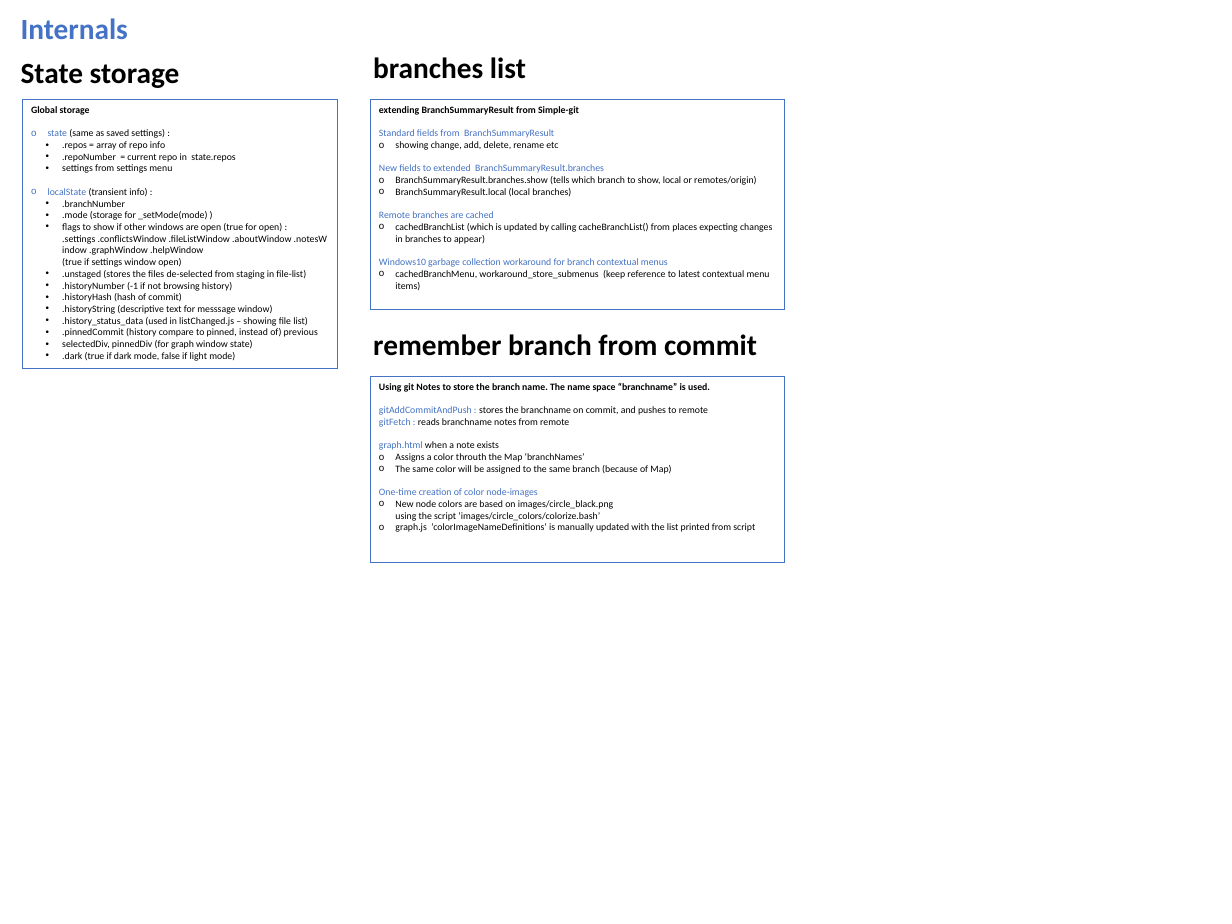
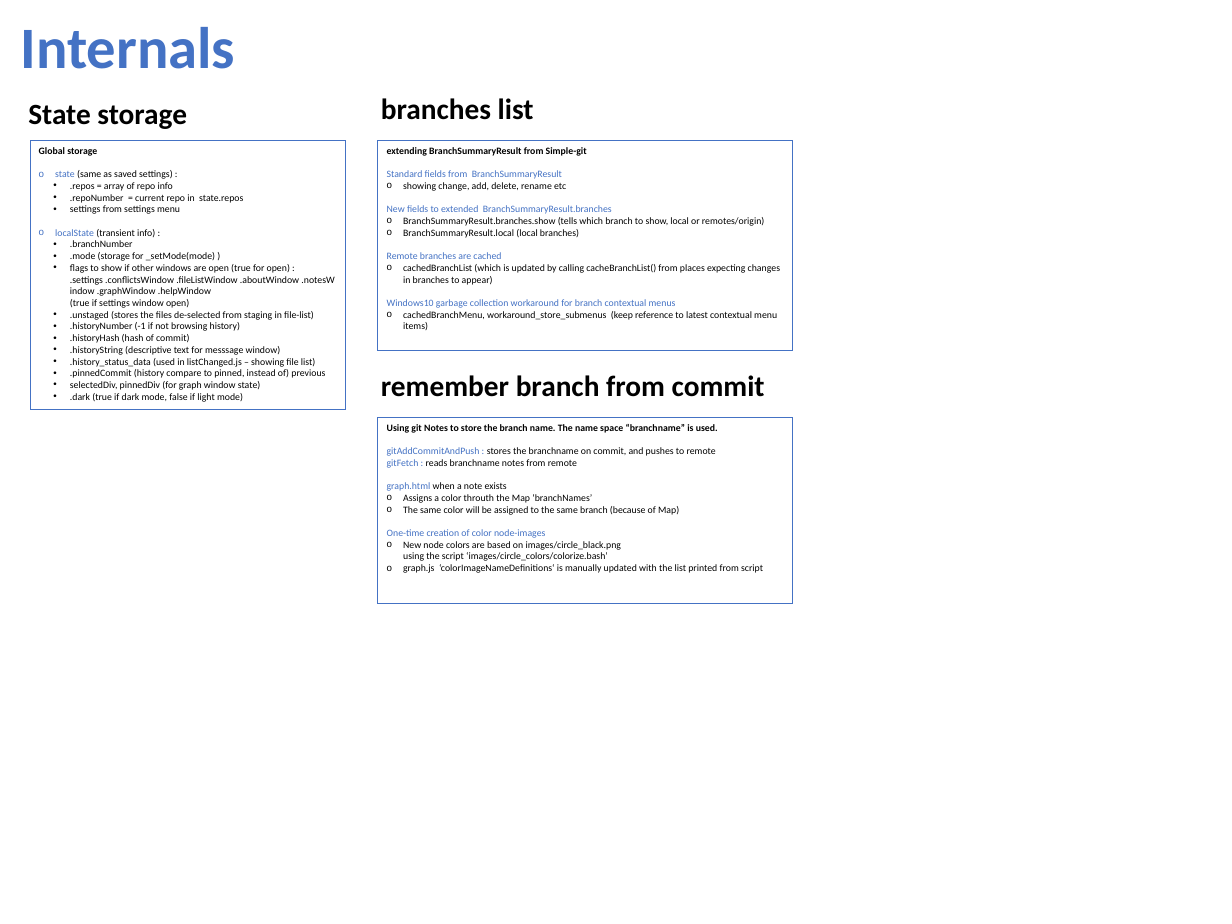
Before and after one commit to pragma-git/pragma-git, a slide deck: slide 3 of docs/Tech-overview.pptx. Drawn at 1232x924 pixels with LibreOffice and Linux fonts; fonts in the diff are those of the drawing. Boxes give left, top, right and bottom in pixels: in the first picture for what was removed or moved away, otherwise in the second. Text is boxed around its words. In the diff, an @@ line names an element or a change of style, - is before the commit and + after.

Commit message:
Doc for graph layout

```diff
--- a/docs/Tech-overview.pptx
+++ b/docs/Tech-overview.pptx
@@ text "Internals" at [21,27,236,69]: size 24 to 48 pt @@
@@ 3 rectangles, 2 texts: place and size @@
-3 rectangles, 2 texts at [22,57,785,563]
+3 rectangles, 2 texts at [30,98,793,604]
@@ text "State storage": place and size @@
-text "State storage" at [21,63,180,88]
+text "State storage" at [28,104,187,129]
```
Also in this commit, not shown: 6 other slides changed, 1 slide added.
